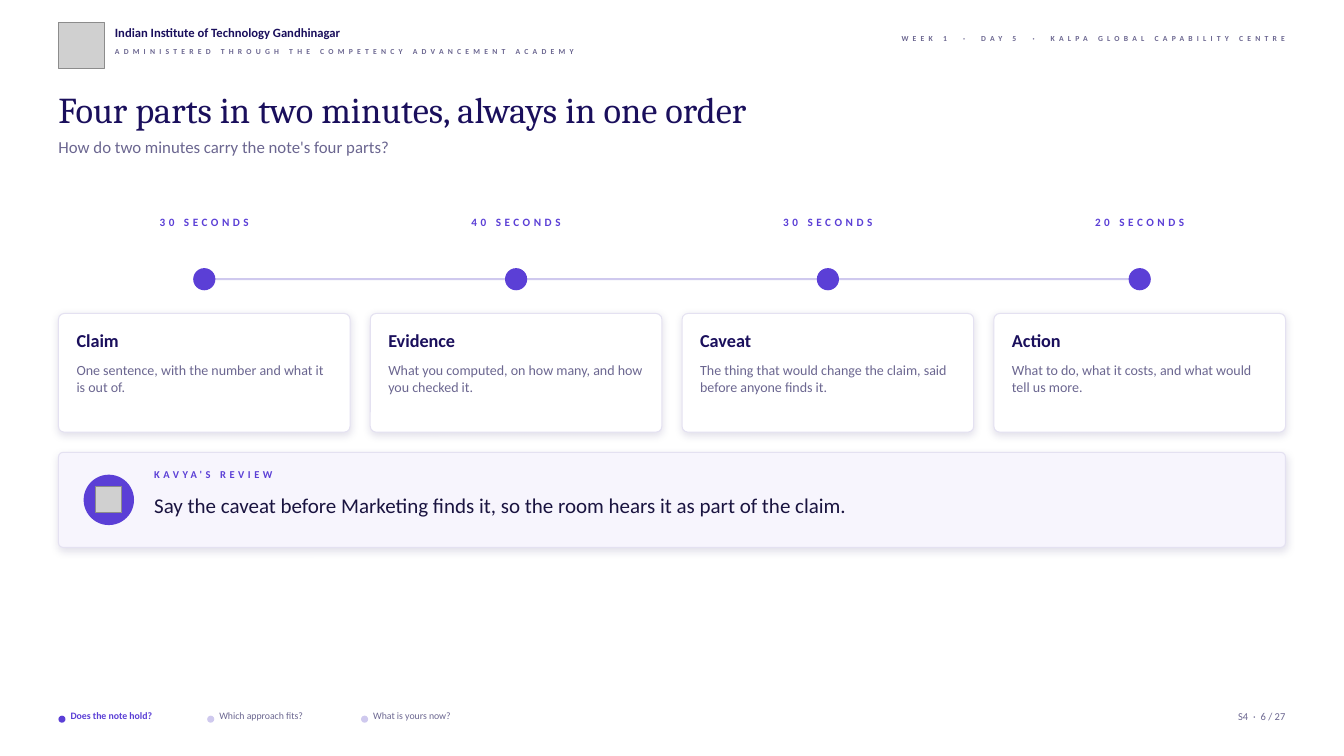
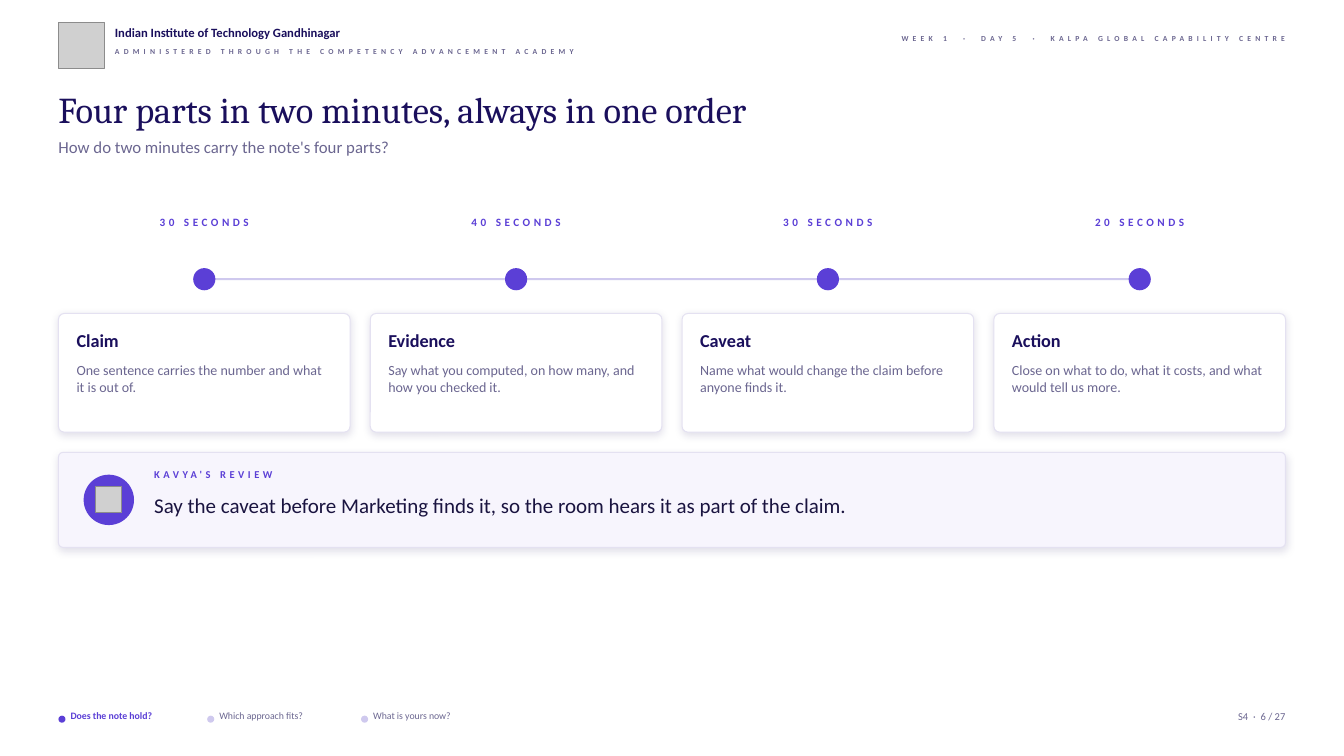
Before and after one commit to fde-academy-lab/c2-content-factory, a slide deck: slide 6 of content/W01/D5/slides/C2_W01_D05_rehearsal_STUDENT.pptx. Drawn at 1344x756 pixels with LibreOffice and Linux fonts; fonts in the diff are those of the drawing; grey boxes stand for pictures; background and template pictures are left out. Boxes give left, top, right and bottom in pixels: in the first picture for what was removed or moved away, otherwise in the second. Text is boxed around its words. In the diff, an @@ line names an element or a change of style, - is before the commit and + after.

```diff
--- a/content/W01/D5/slides/C2_W01_D05_rehearsal_STUDENT.pptx
+++ b/content/W01/D5/slides/C2_W01_D05_rehearsal_STUDENT.pptx
@@ text at (77, 365, 322, 392): text changed @@
-One sentence, with the number and what it is out of.
+One sentence carries the number and what it is out of.
@@ text at (388, 365, 634, 394): text changed @@
-What you computed, on how many, and how you checked it.
+Say what you computed, on how many, and how you checked it.
@@ text at (700, 365, 943, 394): text changed @@
-The thing that would change the claim, said before anyone finds it.
+Name what would change the claim before anyone finds it.
@@ text at (1012, 365, 1263, 392): text changed @@
-What to do, what it costs, and what would tell us more.
+Close on what to do, what it costs, and what would tell us more.
```
Also in this commit, not shown: 16 other slides changed, 4 other files.
